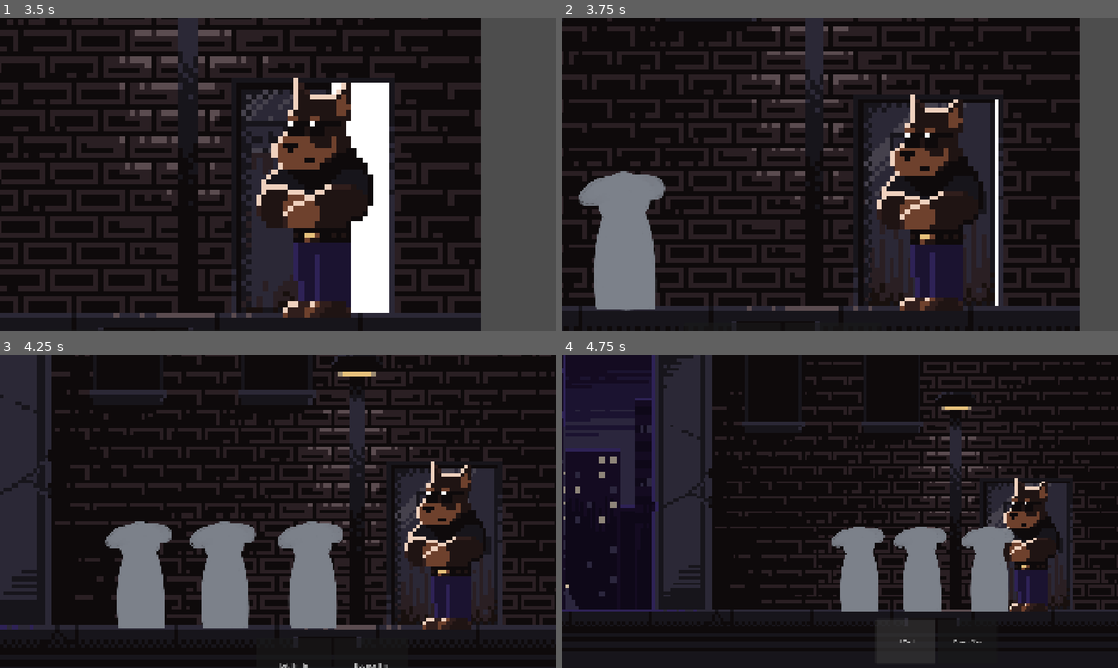
Above: before the commit, frames 1-4 (two rows, left to right).
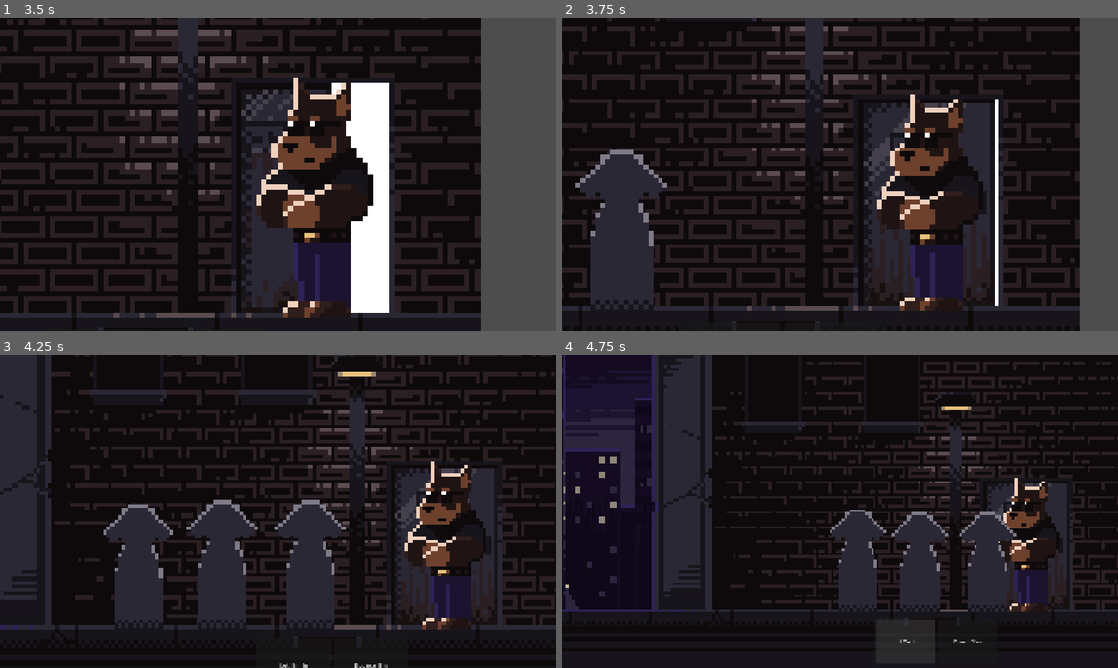
Above: after the commit, the same moments.

Repository: benjamin051000/ruff-night-out
Game: Godot game, scene res://src/core/main.tscn
Same seed, same stepped clock (60 frames per second), same inputs: the game is played once before the commit and once after it.
Inputs (mouse positions are in pixels of both pictures, inside the frame that each line leads up to):
- Up to frame 1 (3.5 s): tap Enter at 0.5 s; move the mouse to (400, 158) at 0.52 s; click (400, 158) at 0.67 s; move the mouse to (166, 190) at 1.27 s; click (166, 190) at 1.42 s; move the mouse to (333, 105) at 2.02 s; click (333, 105) at 2.17 s; tap Space at 2.75 s; move the mouse to (250, 237) at 2.77 s; click (250, 237) at 2.92 s
- Up to frame 2 (3.75 s): move the mouse to (1006, 221) at 3.52 s; click (1006, 221) at 3.67 s
- Up to frame 3 (4.25 s): no input
- Up to frame 4 (4.75 s): click "Let 'Em In" at 4.25 s

Frame 1 is identical in both runs. In frame 2, 5.5% of the frame differs, in the area x 2-19%, y 42-94%; in frame 3, 10%, in the area x 18-63%, y 46-88%; in frame 4, 6.3%.

Commit message:
add new guest sprites. Queue controls light/dark sprite anim.
Signed-off-by: Benjamin Wheeler <benjaminwheeler0510@gmail.com>

Diff:
--- a/src/characters/guest.gd
+++ b/src/characters/guest.gd
@@ -12,6 +12,8 @@
 
 ## Rest point, at the bottom of the sprite (their feet)
 var rest_point_bottom: Vector2
+
+@onready var sprite: AnimatedSprite2D = $AnimatedSprite2D
 
 func newguesttype():
 		real_or_fake = randi_range(0,9)
@@ -33,15 +35,15 @@
 	else:
 		return speech_bubble.display_text(fake_speech[(randi_range(0,4))])
 
-@onready var sprite_2d: Sprite2D = $Sprite2D
-
 func _process(delta: float) -> void:
+	const sprite_height := 34  # measured via ruler
 	if in_queue:
-		position.y = rest_point_bottom.y - sprite_2d.texture.get_size().y / 2 * scale.y
+		position.y = rest_point_bottom.y - sprite_height/2.0 * scale.y
 		position.x = lerp(position.x, rest_point_bottom.x, 2*delta)
 
 func _ready() -> void:
 	newguesttype()
+	sprite.play()
 	#need to talk in the speech bubble depending on dogtype
 	#dialogue = talk(dogtype)
 	#
--- a/src/characters/guest.tscn
+++ b/src/characters/guest.tscn
@@ -1,14 +1,43 @@
 [gd_scene format=3 uid="uid://cd0f67f7l6p3e"]
 
 [ext_resource type="Script" uid="uid://cub3q0665kin3" path="res://src/characters/guest.gd" id="1_0lvjc"]
-[ext_resource type="Texture2D" uid="uid://bsdu0u6gcew7v" path="res://assets/placeholder_dogoutline.png" id="2_q4hpw"]
+[ext_resource type="Texture2D" uid="uid://xs388gqcwffk" path="res://assets/guest/px_doginline_dark_00.png" id="2_hhyjf"]
 [ext_resource type="PackedScene" uid="uid://pl5mdsgdp4c4" path="res://src/minigames/speech_bubble.tscn" id="2_rmeho"]
+[ext_resource type="Texture2D" uid="uid://bftt5gopsjk" path="res://assets/guest/px_doginline_dark_01.png" id="3_ca1ay"]
+[ext_resource type="Texture2D" uid="uid://etu6urfak8m5" path="res://assets/guest/px_doginline_light_00.png" id="4_wvs0s"]
+[ext_resource type="Texture2D" uid="uid://ccy7nejw31hf2" path="res://assets/guest/px_doginline_light_01.png" id="5_7hjdx"]
+
+[sub_resource type="SpriteFrames" id="SpriteFrames_liimr"]
+animations = [{
+"frames": [{
+"duration": 1.0,
+"texture": ExtResource("2_hhyjf")
+}, {
+"duration": 1.0,
+"texture": ExtResource("3_ca1ay")
+}],
+"loop": 1,
+"name": &"dark",
+"speed": 2.0
+}, {
+"frames": [{
+"duration": 1.0,
+"texture": ExtResource("4_wvs0s")
+}, {
+"duration": 1.0,
+"texture": ExtResource("5_7hjdx")
+}],
+"loop": 1,
+"name": &"light",
+"speed": 2.0
+}]
 
 [node name="Guest" type="Node2D" unique_id=159835390]
 script = ExtResource("1_0lvjc")
 
-[node name="Sprite2D" type="Sprite2D" parent="." unique_id=704659009]
-texture = ExtResource("2_q4hpw")
+[node name="AnimatedSprite2D" type="AnimatedSprite2D" parent="." unique_id=1811732360]
+sprite_frames = SubResource("SpriteFrames_liimr")
+animation = &"dark"
 
 [node name="SpeechBubble" parent="." unique_id=441492960 instance=ExtResource("2_rmeho")]
 visible = false
--- a/src/core/main.tscn
+++ b/src/core/main.tscn
@@ -77,15 +77,15 @@
 
 [node name="Guest" parent="Guests" unique_id=159835390 instance=ExtResource("3_x62ka")]
 position = Vector2(-510, 765)
-scale = Vector2(0.5, 0.5)
+scale = Vector2(10, 10)
 
 [node name="Guest2" parent="Guests" unique_id=862897022 instance=ExtResource("3_x62ka")]
 position = Vector2(-323, 752)
-scale = Vector2(0.5, 0.5)
+scale = Vector2(10, 10)
 
 [node name="Guest3" parent="Guests" unique_id=1742052639 instance=ExtResource("3_x62ka")]
 position = Vector2(-130, 742)
-scale = Vector2(0.5, 0.5)
+scale = Vector2(10, 10)
 
 [node name="Queue" type="Node2D" parent="." unique_id=1203288871]
 script = ExtResource("6_q2b63")
--- a/src/core/queue.gd
+++ b/src/core/queue.gd
@@ -1,6 +1,8 @@
 extends Node2D
 
 const Guest = preload("res://src/characters/guest.gd")  # apparently this gives us the type
+
+@export var light_sprite_threshold := 3
 
 var queue_spots: Array[Node]  # Actually Array[Marker2D] but the type system can't narrow it -_-
 ## A literal Queue. idx 0 is the front of the line.
@@ -27,6 +29,8 @@
 		var marker: Marker2D = queue_spots[queue.size()-1]
 		guest.rest_point_bottom = marker.position
 		guest.in_queue = true
+		if queue.size()-1 < light_sprite_threshold:
+			guest.sprite.play("light")
 
 
 func _on_guest_left_the_queue(accepted: bool) -> void:
@@ -44,3 +48,5 @@
 		var g := queue[i]
 		var new_rest_point_bottom := queue_spots[i]
 		g.rest_point_bottom = new_rest_point_bottom.position
+		if i < light_sprite_threshold:
+			g.sprite.play("light")
Binary file added: assets/guest/px_doginline_dark_00.png
Not shown, added: assets/guest/px_doginline_dark_00.png.import
Binary file added: assets/guest/px_doginline_dark_01.png
Not shown, added: assets/guest/px_doginline_dark_01.png.import
Binary file added: assets/guest/px_doginline_light_00.png
Not shown, added: assets/guest/px_doginline_light_00.png.import
Binary file added: assets/guest/px_doginline_light_01.png
Not shown, added: assets/guest/px_doginline_light_01.png.import
